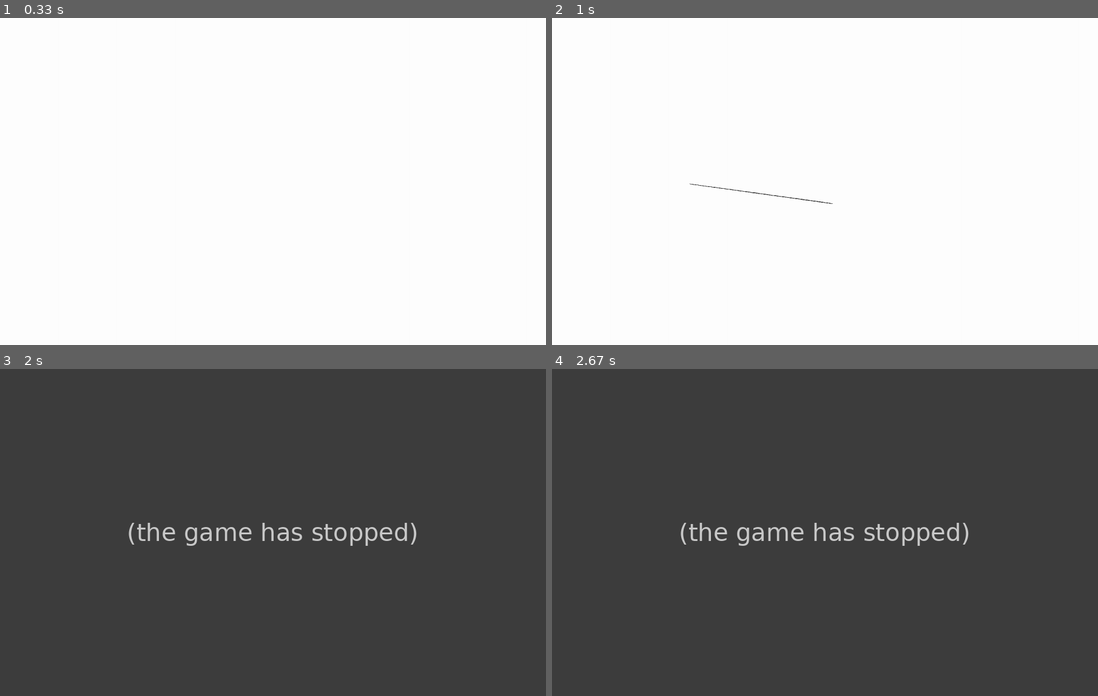
Above: before the commit, frames 1-4 (two rows, left to right).
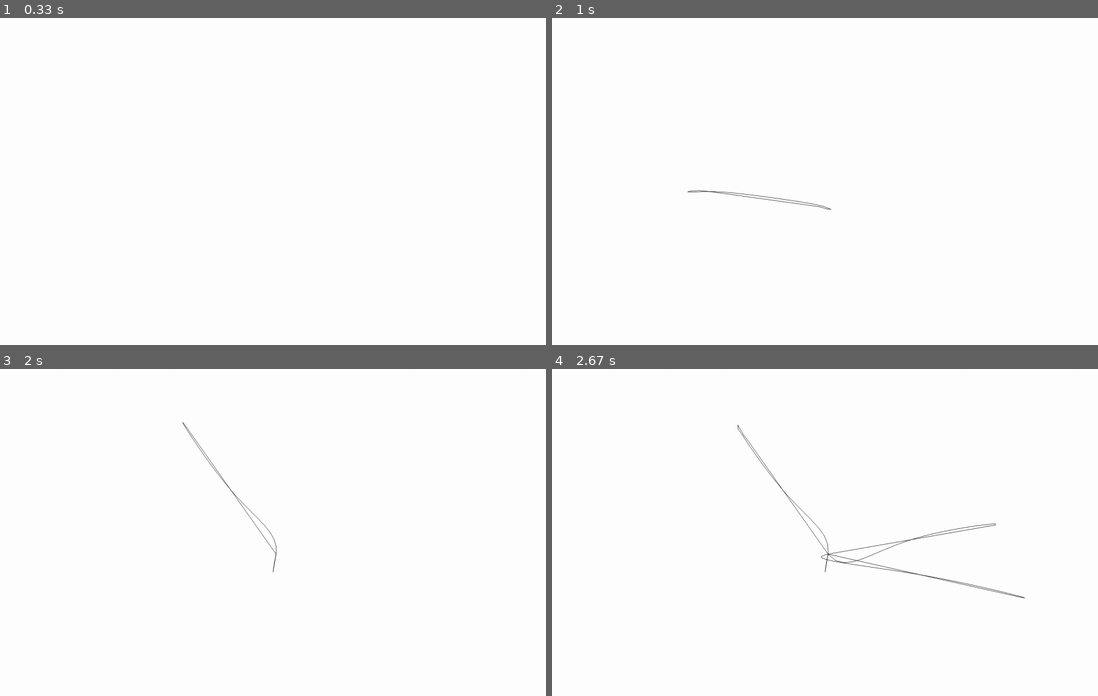
Above: after the commit, the same moments.

Repository: minscore0/Curve-Shortening-Flow-Simulation
Game: pygame game, started from curve_shortening_flow.py
Same seed, same stepped clock (60 frames per second), same inputs: the game is played once before the commit and once after it.
Inputs (mouse positions are in pixels of both pictures, inside the frame that each line leads up to):
- Up to frame 1 (0.33 s): no input
- Up to frame 2 (1 s): press the mouse at (825, 201) at 0.37 s; move the mouse to (759, 194) at 0.47 s; release the mouse at (693, 184) at 0.6 s; tap Enter at 0.67 s
- Up to frame 3 (2 s): tap X at 1 s; press the mouse at (273, 552) at 1.37 s; move the mouse to (273, 561) at 1.47 s; release the mouse at (273, 571) at 1.6 s; press the mouse at (273, 552) at 1.7 s; move the mouse to (229, 489) at 1.8 s; release the mouse at (185, 424) at 1.93 s
- Up to frame 4 (2.67 s): press the mouse at (825, 552) at 2.03 s; move the mouse to (912, 539) at 2.13 s; release the mouse at (994, 525) at 2.27 s; press the mouse at (825, 552) at 2.37 s; move the mouse to (923, 575) at 2.47 s; release the mouse at (1016, 594) at 2.6 s

Frame 1 is identical in both runs. In frame 2, 0.2% of the frame differs, in the area x 24-52%, y 50-59%; in frame 3, 100%, in the area x 0-100%, y 0-100%; in frame 4, 100%.
Error before the commit: ValueError: Invalid inputs. (curve_shortening_flow.py line 28); the game stopped at 1.93 s (later frames are placeholders)

Commit message:
some kind of movement

Diff:
--- a/curve_shortening_flow.py
+++ b/curve_shortening_flow.py
@@ -12,11 +12,12 @@
 screen.fill("white")
 
 # global constants
-global dr, ds
-ds = 3 # difference in arc length
+global ds
+ds = 25 # difference in arc length (used in parameterization)
+dt = 20 # difference in time (used in csf calculation)
 
 
-def prepare_data(curve_data): # reparameterizes and interpolates the curve to with respect arc length (ds)
+def interpolate(curve_data): # reparameterizes and interpolates the curve to with respect arc length (ds)
     x = np.array([point[0] for point in curve_data])
     y = np.array([point[1] for point in curve_data])
     arc_lengths = np.zeros(len(curve_data))
@@ -29,6 +30,7 @@
     new_t = np.linspace(0, 1, round(arc_lengths[-1]/ds))
     new_x, new_y = splev(new_t, tck)
 
+    """
     plt.plot(x, y, 'o', label='Original points')
     plt.plot(new_x, new_y, '-', label='Interpolated curve')
     plt.legend()
@@ -36,8 +38,9 @@
     plt.ylabel('Y')
     plt.title('Arc Length Parameterized Spline Interpolation')
     plt.show()
+    """
 
-    new_data = [(round(x), round(y)) for x, y in zip(new_x, new_y)]
+    new_data = [[x, y] for x, y in zip(new_x, new_y)]
     return new_data
 
 
@@ -46,9 +49,11 @@
     end_point = curve_data[-1]
     dist = math.dist(start_point, end_point)
     num_points = round(dist/20)
+    if num_points == 0:
+        return curve_data
     x_diff = (curve_data[-1][0]-curve_data[0][0]) / num_points
     y_diff = (curve_data[-1][1]-curve_data[0][1]) / num_points
-    for i in range(1, num_points+1):
+    for i in range(1, num_points):
         curve_data.append((end_point[0]-((i)*x_diff), end_point[1]-((i)*y_diff)))
     return curve_data
 
@@ -71,8 +76,63 @@
     return
 
 
+def remove_repeats(input_list):
+    if not input_list:
+        return []
+
+    result = [input_list[0]]  # Start with the first element
+    for num in input_list[1:]:
+        if math.dist(num, result[-1]) > 5:
+        #if (round(num[0]), round(num[1])) != (round(result[-1][0]), round(result[-1][1])):  # Only add if it's different from the last added
+            result.append(num)
+
+    return result
+
+
+def curve_and_normal(point_1, point_2, point_3): # calculates curvature and normal vector at point_2
+    dx = abs(point_3[0] - point_2[0])
+    ddx = abs(dx - (point_2[0] - point_1[0]))
+    dy = abs(point_3[1] - point_2[1])
+    ddy = abs(dx - (point_2[1] - point_1[1]))
+
+    if (dx**2 + dy**2) == 0:
+        return 0, (0, 0)
+
+    K = (dx*ddy - dy*ddx)/((dx**2 + dy**2)**(3/2))
+    """
+    T = (dx/math.sqrt(dx**2 + dy**2), dy/math.sqrt(dx**2 + dy**2))
+    N = (T[0]/math.sqrt(T[0]**2+T[1]**2), T[1]/math.sqrt(T[0]**2+T[1]**2))
+    """
+    N = (-1*dy/math.sqrt(dx**2+dy**2), dx/math.sqrt(dx**2+dy**2))
+
+    return K, N
+
+
 def csf(curve_data): # updates curve data according to curve shortening flow
-    pass
+
+    KN_pairs = list()
+    new_curve_data = list()
+
+    for i in range(len(curve_data)):
+
+        point_2 = curve_data[i]
+        point_1 = curve_data[i - 1] if i - 1 >= 0 else curve_data[-1]
+        point_3 = curve_data[(i + 1) % len(curve_data)]
+
+        K, N = curve_and_normal(point_1, point_2, point_3)
+        KN_pairs.append((K, N))
+
+    for i in range(len(curve_data)):
+        point_2 = curve_data[i]
+        K, N = KN_pairs[i]
+        x = point_2[0] + 1*dt*K*N[0]
+        y = point_2[1] + 1*dt*K*N[1]
+        new_curve_data.append([x, y])
+        print(new_curve_data)
+        print(curve_data)
+
+    #return interpolate(remove_repeats(new_curve_data))
+    return new_curve_data
 
 
 def update_display(screen, curve_data): # update display
@@ -103,7 +163,7 @@
             print("called")
             if drawing:
                 curve_data = connect_endpoints(curve_data)
-                curve_data = prepare_data(curve_data)
+                curve_data = interpolate(curve_data)
             drawing = False
 
         elif event.type == pygame.KEYDOWN:
@@ -112,19 +172,20 @@
 
             elif event.key == pygame.K_DELETE or event.key == pygame.K_x:
                 curve_data = list()
+                started = False
 
             elif (event.key == pygame.K_RETURN or event.key == pygame.K_s) and not started: # start simulation
-                pass
+                started = True
 
             elif event.key == pygame.K_t: # for testing
                 print("test started")
 
     if drawing:
         curve_data = collect_data(drawing, curve_data)
+    if started:
+        curve_data = csf(curve_data)
     update_display(screen, curve_data)
 pygame.quit()
 
-### TO DO
-# fix weird interpolation in gaps of data
-    # try some linear interpolation between last and first point before calling the prepare_data function
-# implement csf
+### IDEAS
+# do interpolation before connecting to beginning?
--- a/test.py
+++ b/test.py
@@ -1,43 +1,186 @@
+import pygame
+from scipy.interpolate import splprep, splev
 import numpy as np
-from scipy.interpolate import splprep, splev
 import math
-
-# Given list of points (x, y)
-points = [(725, 459), (721, 459), (714, 459), (706, 457), (700, 452), (694, 446), (690, 436), (689, 420), (689, 402), (689, 385), (689, 366), (692, 347), (701, 331), (718, 313), (740, 297), (762, 285), (809, 277), (833, 278), (849, 282), (862, 294), (876, 310), (885, 326), (889, 340), (892, 356), (894, 372), (894, 386), (892, 398), (888, 408), (880, 416), (870, 425), (857, 434), (842, 442), (829, 449), (725, 459)]
-
-# Separate x and y coordinates
-x = np.array([point[0] for point in points])
-y = np.array([point[1] for point in points])
-
-distances = np.zeros(len(points))
-for i in range(1, len(points)):
-    distances[i] = distances[i-1] + math.dist(points[i-1], points[i]) # stores the partial sum of arclength at each point
-normalized_distances = distances/distances[-1]
-
-"""
-# Calculate the arc length
-distances = np.sqrt(np.diff(x)**2 + np.diff(y)**2)
-cumulative_distances = np.concatenate(([0], np.cumsum(distances)))
-
-# Normalize the cumulative distances
-normalized_distances = cumulative_distances / cumulative_distances[-1]
-"""
-# Parametric interpolation using normalized arc length
-tck, u = splprep([x, y], u=normalized_distances, s=0)
-
-# Define the parameter values for interpolation
-new_u = np.linspace(0, 1, 100)
-
-# Interpolate x and y coordinates separately
-new_x, new_y = splev(new_u, tck)
-
-# Plot the results to visualize
 import matplotlib.pyplot as plt
 
-plt.plot(x, y, 'o', label='Original points')
-plt.plot(new_x, new_y, '-', label='Interpolated curve')
-plt.legend()
-plt.xlabel('X')
-plt.ylabel('Y')
-plt.title('Arc Length Parameterized Spline Interpolation')
-plt.show()
+# pygame setup
+pygame.init()
+pygame.display.set_caption("Curve Shortening Flow Simulation")
+screen = pygame.display.set_mode((1500, 900), pygame.RESIZABLE)
+clock = pygame.time.Clock()
+screen.fill("white")
+
+# global constants
+global ds
+ds = 20 # difference in arc length (used in parameterization)
+dt = 2 # difference in time (used in csf calculation)
+
+
+def interpolate(curve_data): # reparameterizes and interpolates the curve to with respect arc length (ds)
+    x = np.array([point[0] for point in curve_data])
+    y = np.array([point[1] for point in curve_data])
+    arc_lengths = np.zeros(len(curve_data))
+
+    for i in range(1, len(curve_data)):
+        arc_lengths[i] = arc_lengths[i-1] + math.dist(curve_data[i-1], curve_data[i]) # stores the partial sum of arclength at each point
+    normalized_arc_lengths = arc_lengths/arc_lengths[-1] # maps arc lengths to [0, 1] by dividing by the total arc length
+
+    tck, u = splprep([x, y], u=normalized_arc_lengths, s=0) # performs spline interpolation based off of the parameter arc length
+    new_t = np.linspace(0, 1, round(arc_lengths[-1]/ds))
+    new_x, new_y = splev(new_t, tck)
+
+    """
+    plt.plot(x, y, 'o', label='Original points')
+    plt.plot(new_x, new_y, '-', label='Interpolated curve')
+    plt.legend()
+    plt.xlabel('X')
+    plt.ylabel('Y')
+    plt.title('Arc Length Parameterized Spline Interpolation')
+    plt.show()
+    """
+
+    new_data = [[round(x), round(y)] for x, y in zip(new_x, new_y)]
+    return new_data
+
+
+def connect_endpoints(curve_data):
+    start_point = curve_data[0]
+    end_point = curve_data[-1]
+    dist = math.dist(start_point, end_point)
+    num_points = round(dist/20)
+    if num_points == 0:
+        return curve_data
+    x_diff = (curve_data[-1][0]-curve_data[0][0]) / num_points
+    y_diff = (curve_data[-1][1]-curve_data[0][1]) / num_points
+    for i in range(1, num_points):
+        curve_data.append((end_point[0]-((i)*x_diff), end_point[1]-((i)*y_diff)))
+    return curve_data
+
+
+def collect_data(drawing, curve_data): # extends curve to current mouse position
+    if drawing:
+        position = pygame.mouse.get_pos()
+        if len(curve_data) >= 1 and position == curve_data[-1]:
+            return curve_data
+        curve_data.append(position)
+    return curve_data
+
+
+def draw_curve(screen, curve_data): # draws the curve
+    if len(curve_data) < 2:
+        return
+    for point in range(len(curve_data)-1):
+        pygame.draw.aaline(screen, "black", curve_data[point], curve_data[point+1])
+    pygame.draw.aaline(screen, "black", curve_data[0], curve_data[-1])
+    return
+
+
+def remove_repeats(input_list):
+    if not input_list:
+        return []
+
+    result = [input_list[0]]  # Start with the first element
+    for num in input_list[1:]:
+        if (round(num[0]), round(num[1])) != (round(result[-1][0]), round(result[-1][1])):  # Only add if it's different from the last added
+            result.append(num)
+
+    return result
+
+
+def curve_and_normal(point_1, point_2, point_3):
+    # Vectors between points
+    vec1 = np.array([point_2[0] - point_1[0], point_2[1] - point_1[1]])
+    vec2 = np.array([point_3[0] - point_2[0], point_3[1] - point_2[1]])
+
+    # Tangent and normal vectors
+    tangent = vec2 - vec1
+    tangent_length = np.linalg.norm(tangent)
+
+    if tangent_length == 0:
+        return 0, (0, 0)
+
+    normal = np.array([-tangent[1], tangent[0]]) / tangent_length
+
+    # Curvature
+    curvature = 2 * np.cross(vec1, vec2) / (np.linalg.norm(vec1) * np.linalg.norm(vec2) * tangent_length)
+
+    return curvature, normal
+
+def csf(curve_data):
+    new_curve_data = []
+    kn_pairs = []
+
+    # Calculate curvatures and normals
+    for i in range(len(curve_data)):
+        point_2 = curve_data[i]
+        point_1 = curve_data[i - 1] if i - 1 >= 0 else curve_data[-1]
+        point_3 = curve_data[(i + 1) % len(curve_data)]
+        K, N = curve_and_normal(point_1, point_2, point_3)
+        kn_pairs.append((K, N))
+
+    # Update points
+    for i in range(len(curve_data)):
+        point_2 = curve_data[i]
+        K, N = kn_pairs[i]
+        new_x = point_2[0] + dt * K * N[0]
+        new_y = point_2[1] + dt * K * N[1]
+        new_curve_data.append((new_x, new_y))
+
+    return interpolate(remove_repeats(new_curve_data))
+
+
+def update_display(screen, curve_data): # update display
+    screen.fill("white")
+    draw_curve(screen, curve_data)
+    pygame.display.flip()
+    return
+
+
+# variables
+started = False
+running = True
+drawing = False
+curve_data = list()
+
+while running:
+
+    clock.tick(60)
+
+    for event in pygame.event.get():
+        if event.type == pygame.QUIT:
+            running = False
+
+        elif event.type == pygame.MOUSEBUTTONDOWN and not started:
+            drawing = True
+
+        elif event.type == pygame.MOUSEBUTTONUP and not started:
+            print("called")
+            if drawing:
+                curve_data = connect_endpoints(curve_data)
+                curve_data = interpolate(curve_data)
+            drawing = False
+
+        elif event.type == pygame.KEYDOWN:
+            if event.key == pygame.K_ESCAPE or event.key == pygame.K_q: # quit program
+                running = False
+
+            elif event.key == pygame.K_DELETE or event.key == pygame.K_x:
+                curve_data = list()
+                started = False
+
+            elif (event.key == pygame.K_RETURN or event.key == pygame.K_s) and not started: # start simulation
+                started = True
+
+            elif event.key == pygame.K_t: # for testing
+                print("test started")
+
+    if drawing:
+        curve_data = collect_data(drawing, curve_data)
+    if started:
+        csf(curve_data)
+    update_display(screen, curve_data)
+pygame.quit()
+
+### IDEAS
+# do interpolation before connecting to beginning?
Binary file removed: heat_equation.gif
Not shown, added: .heat_equation.gif.icloud
